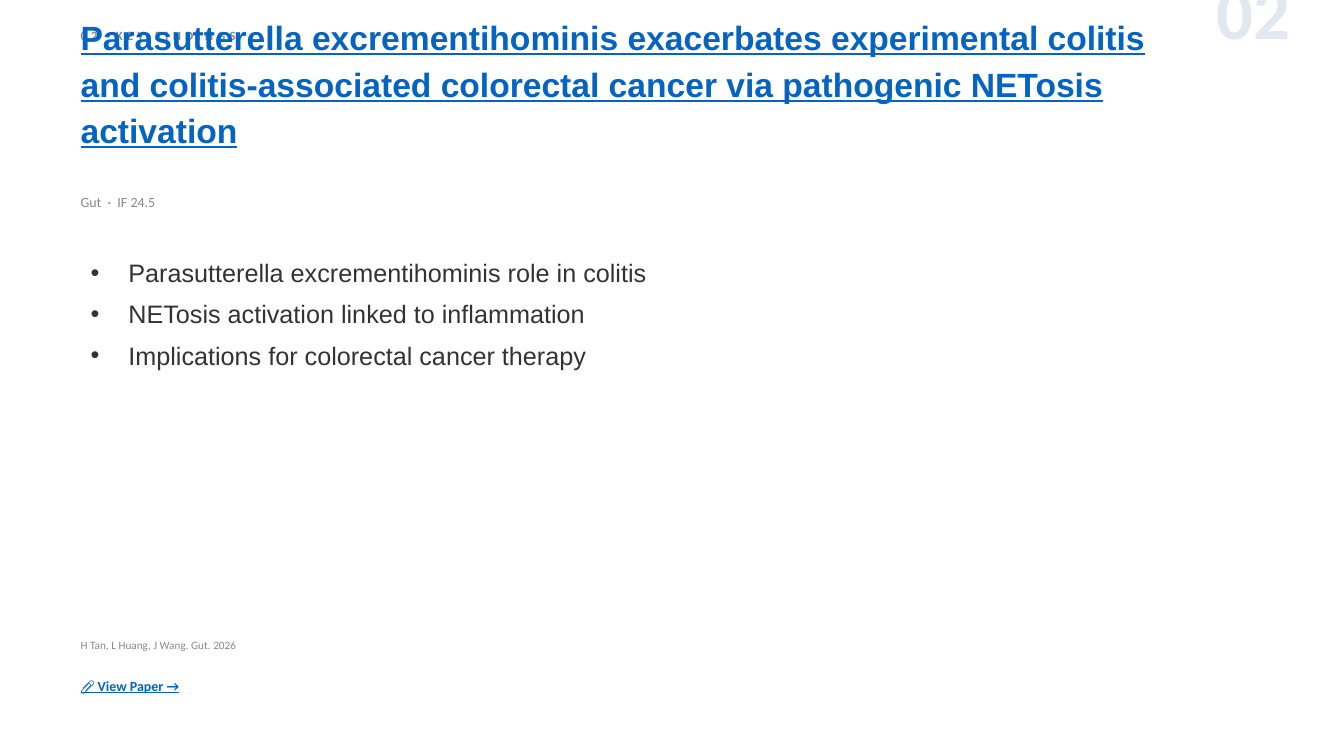
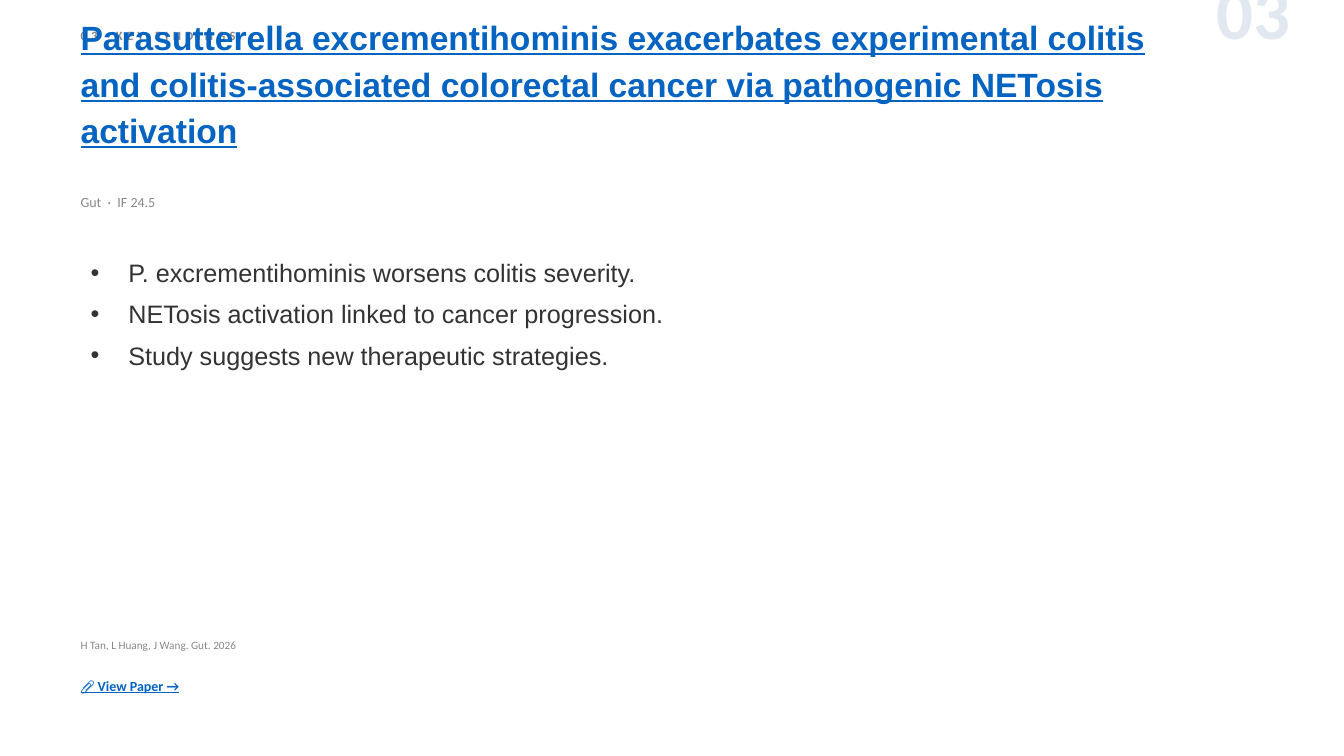
Before and after one commit to jejenhu-maker/colorectal-weekly-digest, a slide deck: slide 5 of docs/digest-en.pptx (slide 4 before the commit). Drawn at 1344x756 pixels with LibreOffice and Linux fonts; fonts in the diff are those of the drawing. Boxes give left, top, right and bottom in pixels: in the first picture for what was removed or moved away, otherwise in the second. Text is boxed around its words. In the diff, an @@ line names an element or a change of style, - is before the commit and + after.

```diff
--- a/docs/digest-en.pptx
+++ b/docs/digest-en.pptx
@@ text at box(1008, 10, 1291, 10): text changed @@
-02
+03
@@ text at box(128, 263, 663, 370): text changed @@
-• Parasutterella excrementihominis role in colitis
-• NETosis activation linked to inflammation
-• Implications for colorectal cancer therapy
+• P. excrementihominis worsens colitis severity.
+• NETosis activation linked to cancer progression.
+• Study suggests new therapeutic strategies.
```
Also in this commit, not shown: 10 other slides changed, 3 slides added, 3 slides removed, 2 other files.
